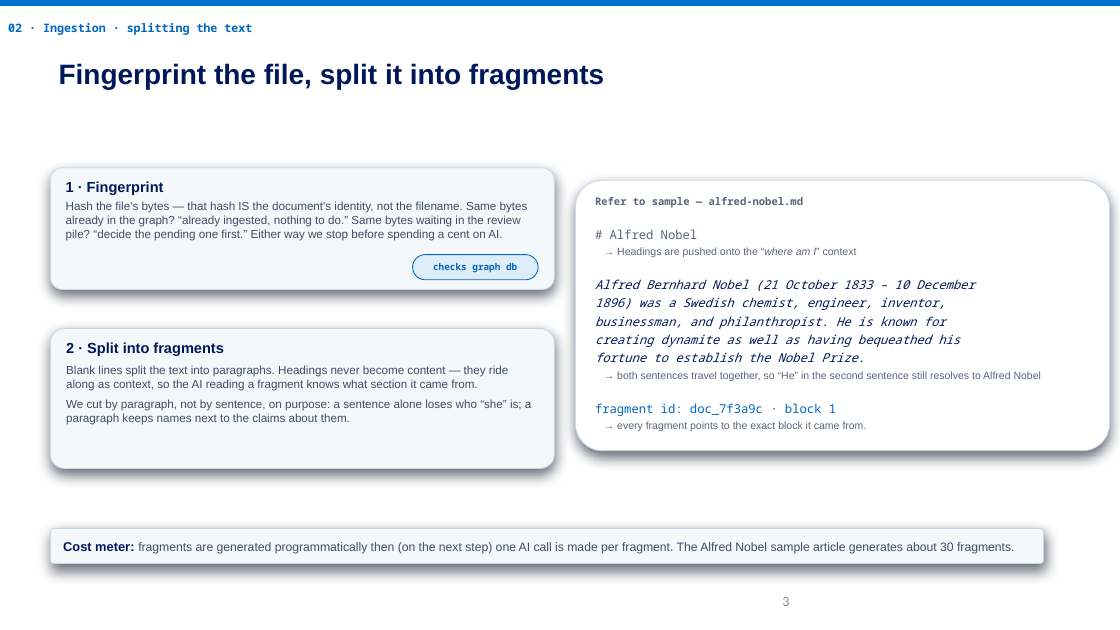
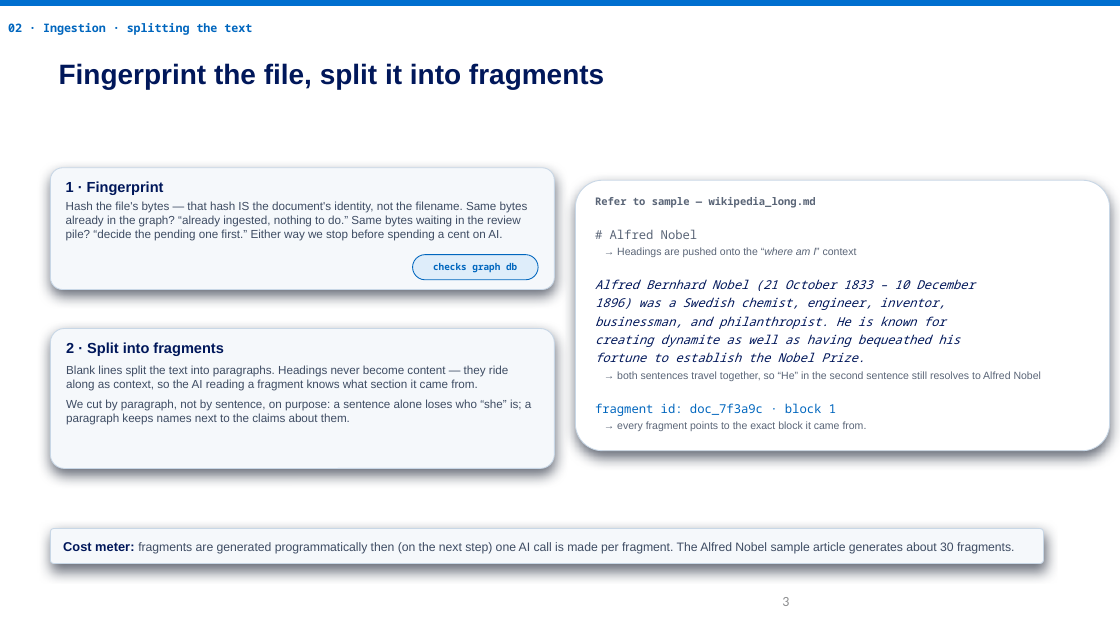
Before and after one commit to clsanc195/ks_ingestion_inference, a slide deck: slide 3 of docs/kgi-database-walkthrough.pptx. Drawn at 1120x630 pixels with LibreOffice and Linux fonts; fonts in the diff are those of the drawing. Boxes give left, top, right and bottom in pixels: in the first picture for what was removed or moved away, otherwise in the second. Text is boxed around its words. In the diff, an @@ line names an element or a change of style, - is before the commit and + after.

```diff
--- a/docs/kgi-database-walkthrough.pptx
+++ b/docs/kgi-database-walkthrough.pptx
@@ text in rounded rectangle at bbox=[595, 197, 816, 208]: text changed @@
-Refer to sample — alfred-nobel.md
+Refer to sample — wikipedia_long.md
```
Also in this commit, not shown: 3 other slides changed.
